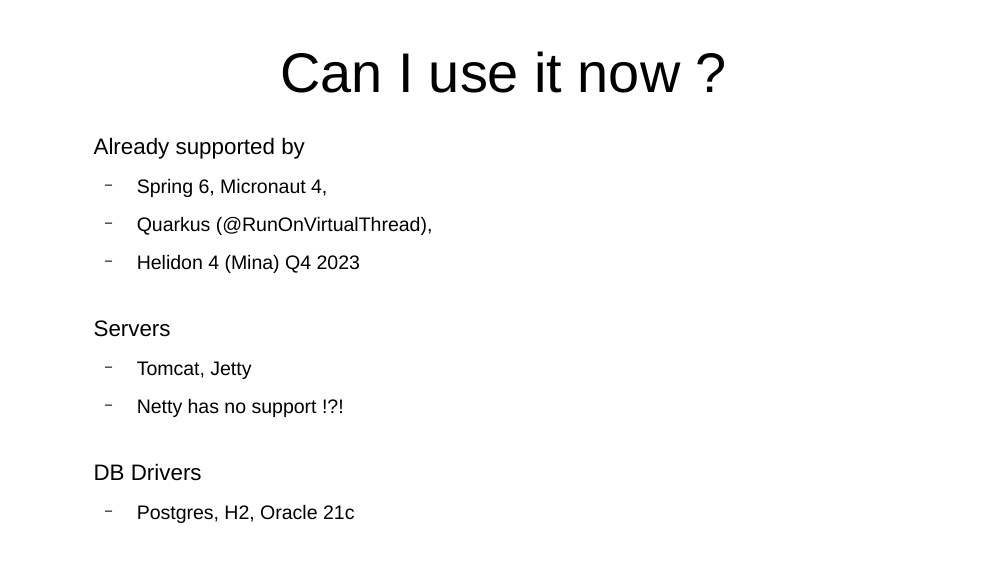
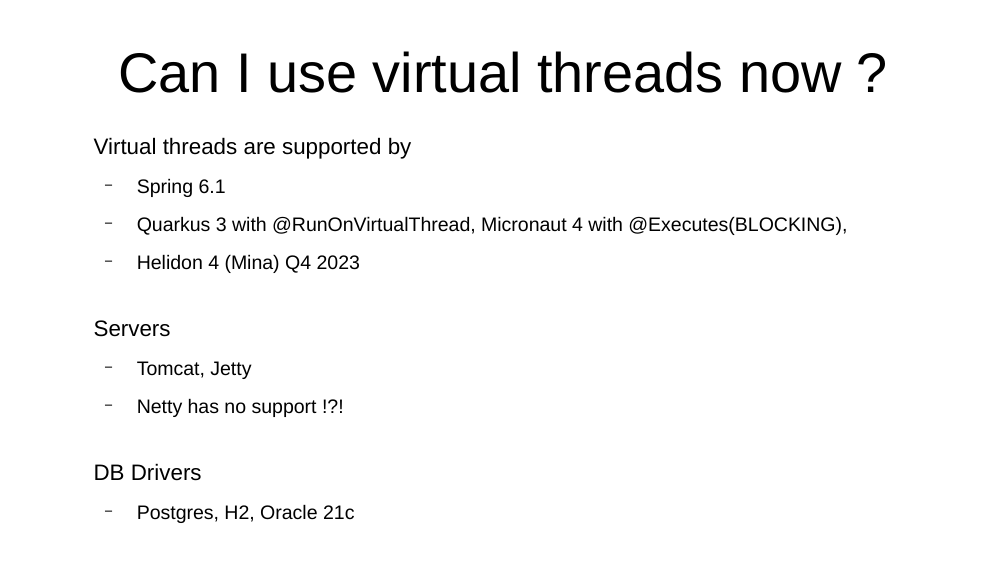
Before and after one commit to forax/java-21-demo, a slide deck: slide 40 of Java 21 add sparkle to your life.odp. Drawn at 1008x567 pixels with LibreOffice and Linux fonts; fonts in the diff are those of the drawing. Boxes give left, top, right and bottom in pixels: in the first picture for what was removed or moved away, otherwise in the second. Text is boxed around its words. In the diff, an @@ line names an element or a change of style, - is before the commit and + after.

```diff
--- a/Java 21 add sparkle to your life.odp
+++ b/Java 21 add sparkle to your life.odp
@@ title at box(118, 51, 841, 93): text changed @@
-Can I use it now ?
+Can I use virtual threads now ?
@@ text at box(94, 137, 847, 235): text changed @@
-Already supported by
-  − Spring 6, Micronaut 4,
-  − Quarkus (@RunOnVirtualThread),
+Virtual threads are supported by
+  − Spring 6.1
+  − Quarkus 3 with @RunOnVirtualThread, Micronaut 4 with @Executes(BLOCKING),
```
Also in this commit, not shown: 7 other slides changed, 3 other files.
